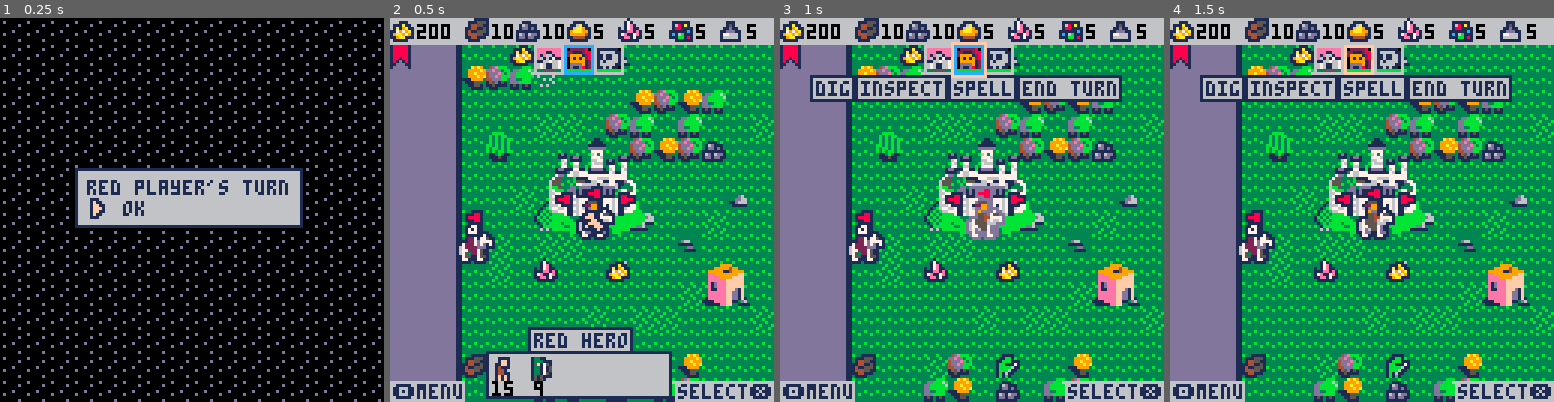
Above: before the commit, frames 1-4 (left to right).
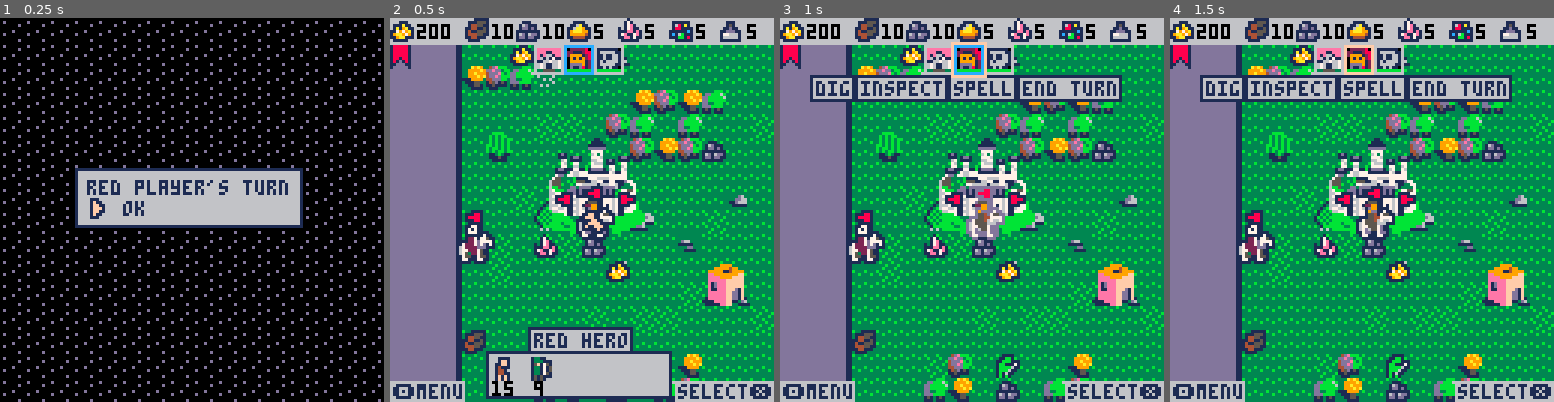
Above: after the commit, the same moments.

Repository: pvan/pico8
Game: PICO-8 cartridge heroes.p8
Same seed, same stepped clock (60 frames per second), same inputs: the game is played once before the commit and once after it.
Inputs:
- Up to frame 1 (0.25 s): no input
- Up to frame 2 (0.5 s): tap X (X key) at 0.33 s
- Up to frame 3 (1 s): tap O (Z key) at 0.7 s
- Up to frame 4 (1.5 s): tap X (X key) at 1.07 s

Frame 1 is identical in both runs. In frame 2, 1.5% of the frame differs, in the area x 18-57%, y 56-94%; in frame 3, 1.5%; in frame 4, 1.5%.

Commit message:
heroes: fix adjacent heroes not interacting bug
related to surrounded heroes bug
introduced after fixing that

also minor misc notes, cleanup, token saving

Diff:
--- a/heroes.p8
+++ b/heroes.p8
@@ -3,8 +3,7 @@
 __lua__
 
 --todo:
---add is_plr_ai list or something?
---cannot trade with adjacent hero
+--attacking enemy castle is wrong icon
 --hud menu should remember selected portrait (and maybe menu item?)
 --mob id key instead of name key?
 --append lists function?
@@ -24,10 +23,11 @@
 --improve state switching? partially done
 --consolidate hud rendering? tried and failed
 --areas marked "token"
---spr functions, eg spr_mirx(id,x,y)
+--spr functions, eg spr_mirx(id,x,y), spr_pal(spr,x,y,c1,c2)?
 --would making col into obj save?
 --and make hot into pt? (other similar things? spr stats?)
 --consider a 1-level deep copy for copying lists of pointers?
+--maybe passing in list instead of returning one?
 
 
 
@@ -169,7 +169,7 @@
 --	spawn("mob2",22,20)
 
 	--block hero in castle test
---	spawn("ore",5,9)
+	spawn("ore",5,9)
 
 
  --do once here so we don't
@@ -815,7 +816,7 @@
 end
 
 
---8078
+
 function rect2(x,y,w,h,c)
  c=c or 10 --default val
  rect(x,y,x+w-1,y+h-1,c)
@@ -1066,10 +1067,14 @@
  end
 
  --make each hero their own zone too
+ --but only if surrounded
+ --(to fix edge case bug)
  for plr in all(plrs) do
   for h in all(plr.heroes) do
-		 s(i2zone,h,zonecount)
-   zonecount+=1
+	  if #objzones(h)==0 then
+ 		 s(i2zone,h,zonecount)
+    zonecount+=1
+   end
   end
  end
 
@@ -1419,6 +1424,8 @@
 
 
 
+--todo: del returns val now?
+--can replace this with that?
 --token: inline
 function pop(t)
  local v=t[#t]
@@ -2906,7 +2913,7 @@
   w=maxw*4+2+6
   h=#diag_txt*7+6
   x=63-w/2//-3
-  y=63-h/2-3
+  y=63-h/2-3 --todo: centered without -3 actually?
   draw_window(x,y,w,h)
 
   x+=1+3
@@ -2942,17 +2949,11 @@
  sel=obj
  if (obj==nil) return
  if sel!=lsel then
---	 curx,cury=sel.x*8,sel.y*8
-  --ptmul
   cur=copy(sel) --only need x,y but cheaper to copy entire
 	 if sel.type=="castle" then
 	  cur.y+=1
---	  curx+=2*8
---	  cury+=3*8
 	 end
 	 camx,camy=cur.x*8-64,cur.y*8-64
-	 --update_camera()
-	 --update_move_cursor()
  end
  lsel=sel
 end
@@ -2966,11 +2967,11 @@
 function animate_hud_menu()
 
  --animate menu open/close
+ local targ=0
  if hud_menu_open then
-  actl_menu_y+=flr(16-actl_menu_y)/3
- else
-  actl_menu_y+=flr(0-actl_menu_y)/3
- end
+  targ=16
+ end
+ actl_menu_y+=flr(targ-actl_menu_y)/3
 
 end
 
@@ -3092,6 +3093,7 @@
 	   draw_army_s(cur_obj.army,y-5)
 	   y-=14 --move text up
 	  end
+	  --token
 	  rect2(x-1,y-1,w+2,9,1)
 	  rectfill2(x,y,w,7,6)
 	  print(map_desc,x+1,y+1,1)
@@ -3207,6 +3209,7 @@
 
 function text_box(text,x,y)
  local w=#text*4+3
+ --token: draw_window
  rect2(x-1,y-1,w,9,1)
  rectfill2(x,y,w-2,7,6)
  print(text,x+1,y+1,1)
@@ -3228,6 +3231,8 @@
 end
 
 
+--todo: token: shouldn't need this
+--map from id to spr directly
 function res_spr(n)
  return res_sprs[
   indexof(res_names,n)]
@@ -3362,7 +3367,7 @@
 
 
 function draw_control(o,x)
- --token: bake y iny
+ --token: bake y in
  local y=122
 
 -- rectfill2(0,y-1,#o*4+7+2,7,6)
